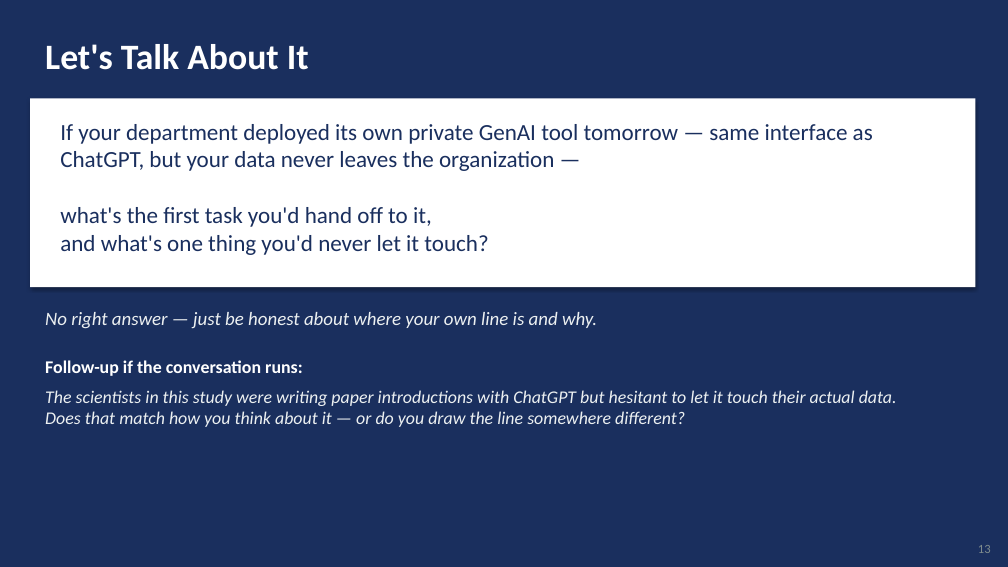
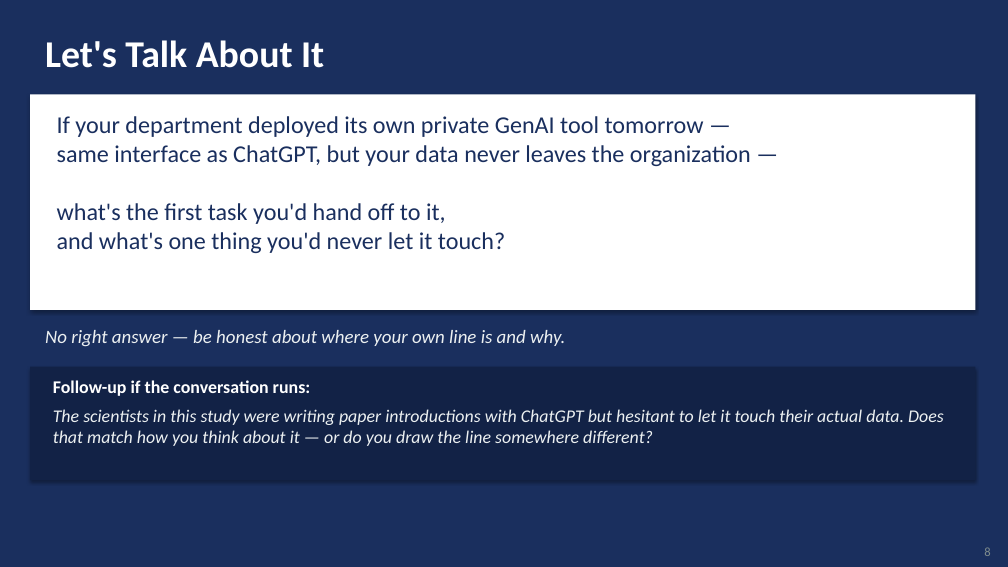
Before and after one commit to Elorm-K/Assignments, a slide deck: slide 8 of presentation_slides.pptx (slide 13 before the commit). Drawn at 1008x567 pixels with LibreOffice and Linux fonts; fonts in the diff are those of the drawing. Boxes give left, top, right and bottom in pixels: in the first picture for what was removed or moved away, otherwise in the second. Text is boxed around its words. In the diff, an @@ line names an element or a change of style, - is before the commit and + after.

```diff
--- a/presentation_slides.pptx
+++ b/presentation_slides.pptx
@@ text "Let's Talk About It" at box(45, 40, 324, 68): size 34 to 36 pt @@
@@ rectangle: place and size @@
-rectangle at box(30, 98, 975, 287)
+rectangle at box(30, 95, 975, 310)
@@ text "If your department deployed its ...": place and size @@
-text "If your department deployed its ..." at box(60, 124, 873, 255)
+text "If your department deployed its ..." at box(57, 116, 751, 253)
@@ text "If your department deployed its ..." at box(57, 116, 751, 253): size 22 to 23 pt @@
@@ text at box(45, 330, 565, 347): text changed @@
-No right answer — just be honest about where your own line is and why.
+No right answer — be honest about where your own line is and why.
@@ rectangle added at box(30, 367, 975, 480), fill #122246 @@
@@ text "Follow-up if the conversation runs:": place and size @@
-text "Follow-up if the conversation runs:" at box(45, 360, 303, 376)
+text "Follow-up if the conversation runs:" at box(53, 380, 311, 396)
@@ text "The scientists in this study ..." rewrapped from box(45, 390, 897, 427) to box(53, 409, 944, 446) @@
@@ text removed at box(978, 545, 991, 553) @@
-13
@@ text added at box(984, 547, 990, 556), 12 pt, text #7F8C8D @@
+8
```
Also in this commit, not shown: 5 other slides changed, 2 slides added, 7 slides removed, 1 other file.
